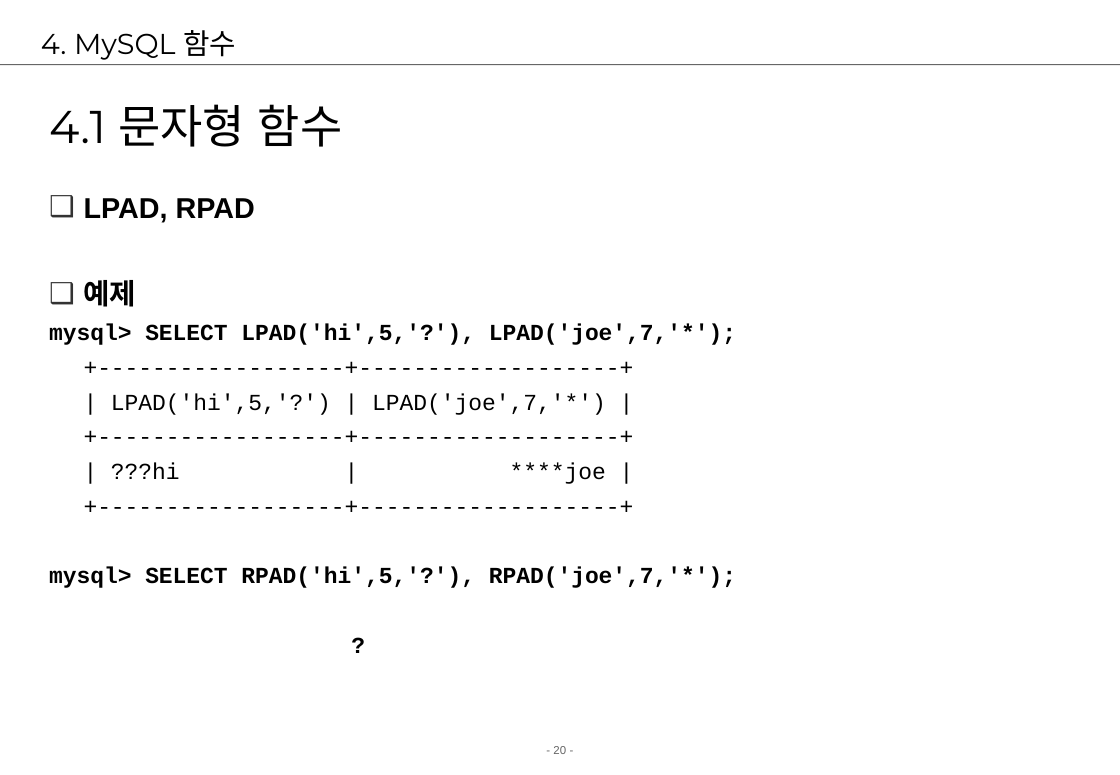
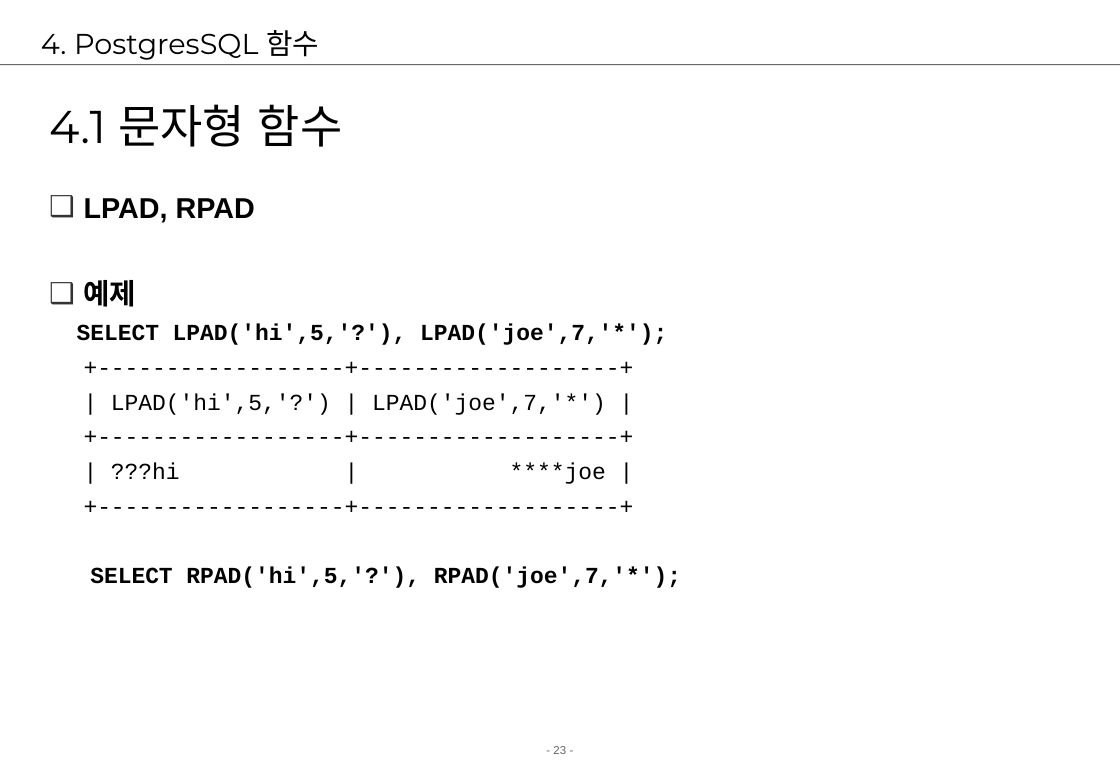
Before and after one commit to jungeunlee95/cafe24-TIL, a slide deck: slide 23 of 2 강의자료/02.강의/5. postgresql/postgresql2-검색.ppt (slide 20 before the commit). Drawn at 1120x775 pixels with LibreOffice and Linux fonts; fonts in the diff are those of the drawing; background and template pictures are left out. Boxes give left, top, right and bottom in pixels: in the first picture for what was removed or moved away, otherwise in the second. Text is boxed around its words. In the diff, an @@ line names an element or a change of style, - is before the commit and + after.

Commit message:
postgresql

```diff
--- a/2 강의자료/02.강의/5. postgresql/postgresql2-검색.ppt
+++ b/2 강의자료/02.강의/5. postgresql/postgresql2-검색.ppt
@@ title at bbox=[41, 30, 319, 60]: text changed @@
-4. MySQL 함수
+4. PostgresSQL 함수
@@ text at bbox=[77, 324, 667, 345]: text changed @@
-mysql> SELECT LPAD('hi',5,'?'), LPAD('joe',7,'*');
+SELECT LPAD('hi',5,'?'), LPAD('joe',7,'*');
@@ text at bbox=[90, 567, 681, 588]: text changed @@
-mysql> SELECT RPAD('hi',5,'?'), RPAD('joe',7,'*');
-?
+SELECT RPAD('hi',5,'?'), RPAD('joe',7,'*');
```
Also in this commit, not shown: 44 other slides changed, 4 slides added, 1 slide removed, 27 other files.
